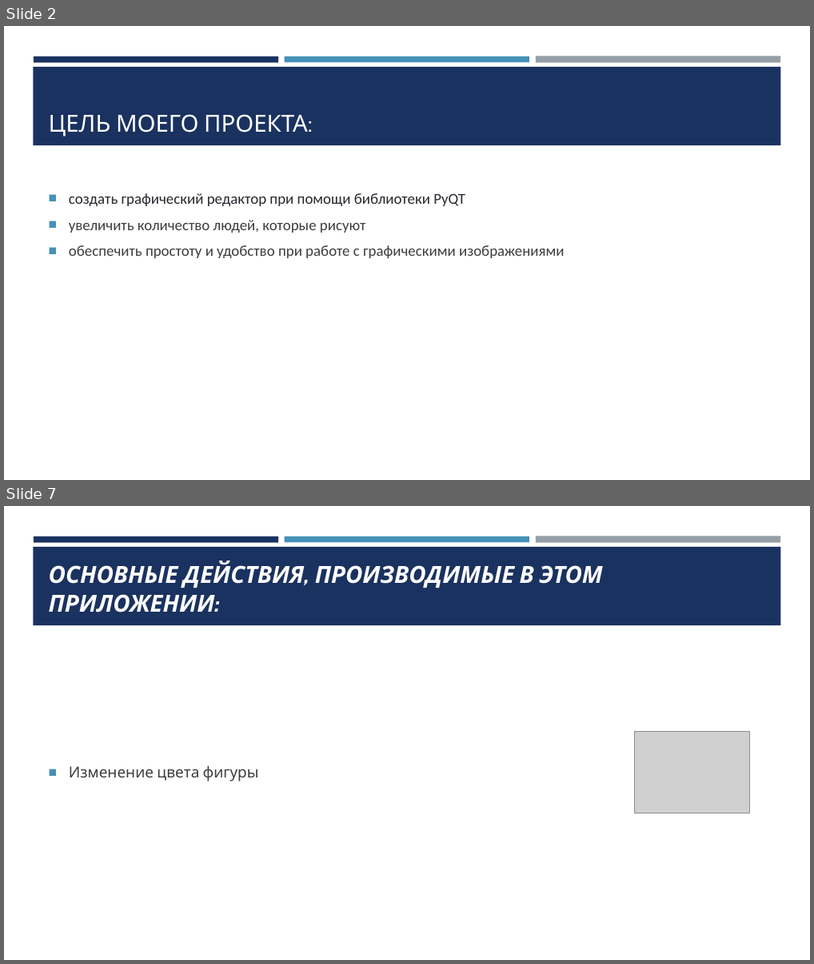
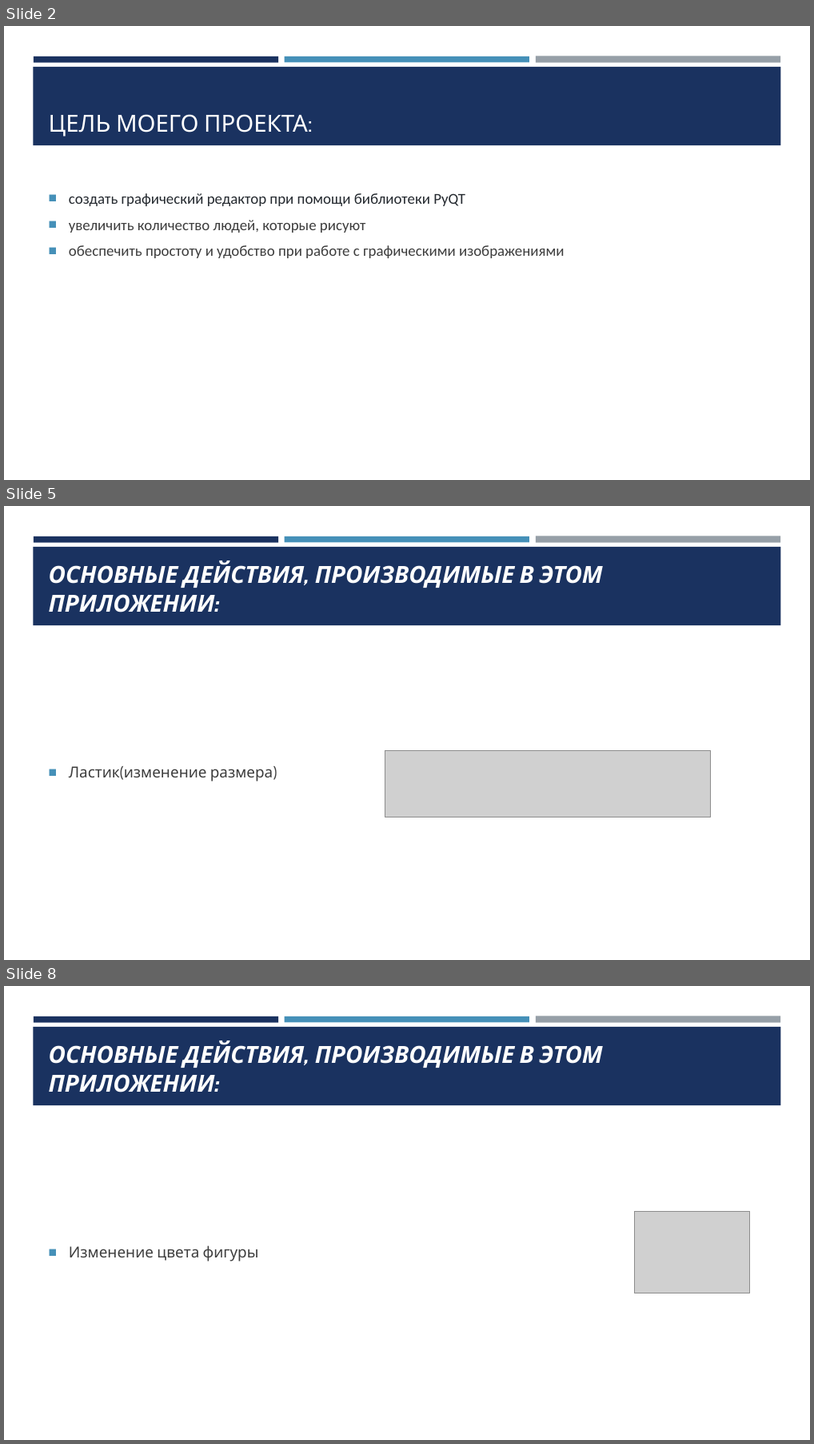
Before and after one commit to NORBI273COOL/PyQT-projectYandex-, a slide deck: Графический редактор на PyQT.pptx. Shown one above the other, each under a label of ours: slides 2 and 7 before the commit, slides 2, 5 and 8 after it; the slides between them are not shown. The pictures are 814x964 and 814x1444 pixels, drawn with LibreOffice and Linux fonts; fonts in the diff are those of the drawing; grey boxes stand for pictures. Boxes give left, top, right and bottom in pixels: in the first picture for what was removed or moved away, otherwise in the second. Text is boxed around its words. In the diff, an @@ line names an element or a change of style, - is before the commit and + after.

```diff
--- a/Графический редактор на PyQT.pptx
+++ b/Графический редактор на PyQT.pptx
@@ slide 5 added at <box>4,506,810,960</box>, background #FFFFFF; not listed: 4 template elements that a slide beside it also shows @@
@@ title added at <box>49,561,602,612</box>, 28 pt, text #FFFFFF, bold, italic @@
+ОСНОВНЫЕ ДЕЙСТВИЯ, ПРОИЗВОДИМЫЕ В ЭТОМ ПРИЛОЖЕНИИ:
@@ text added at <box>69,766,273,781</box>, 18 pt, text #3D3D3D @@
+■ Ластик(изменение размера)
@@ picture added at <box>385,751,711,817</box> @@
@@ what was slide 7 is now slide 8 @@
```
Also in this commit, not shown: 6 slides changed, 1 slide removed, 7 other files.
